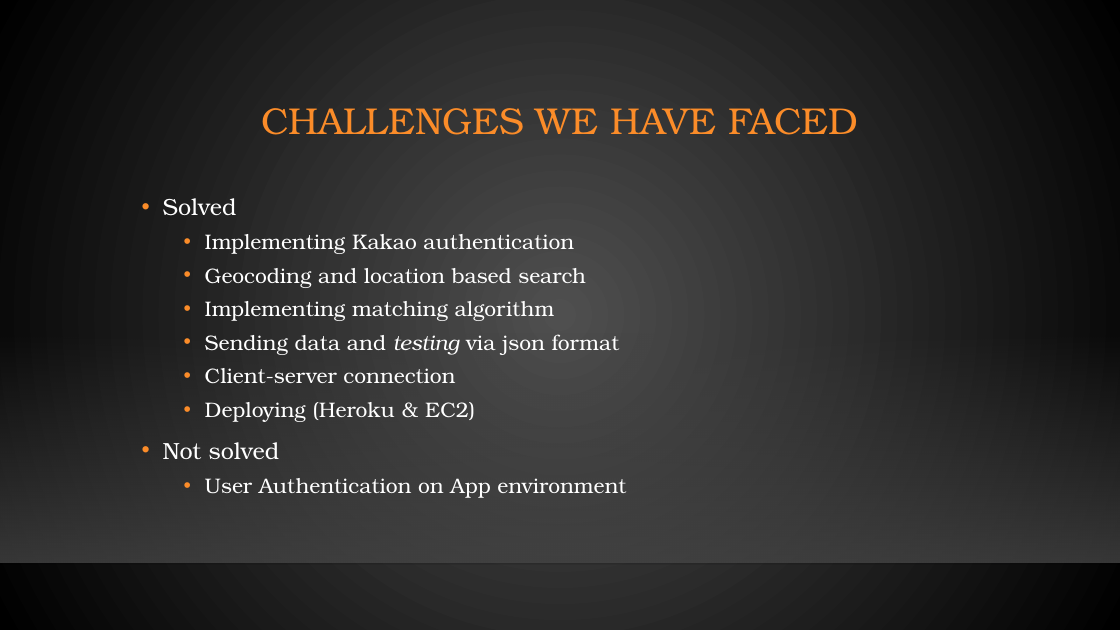
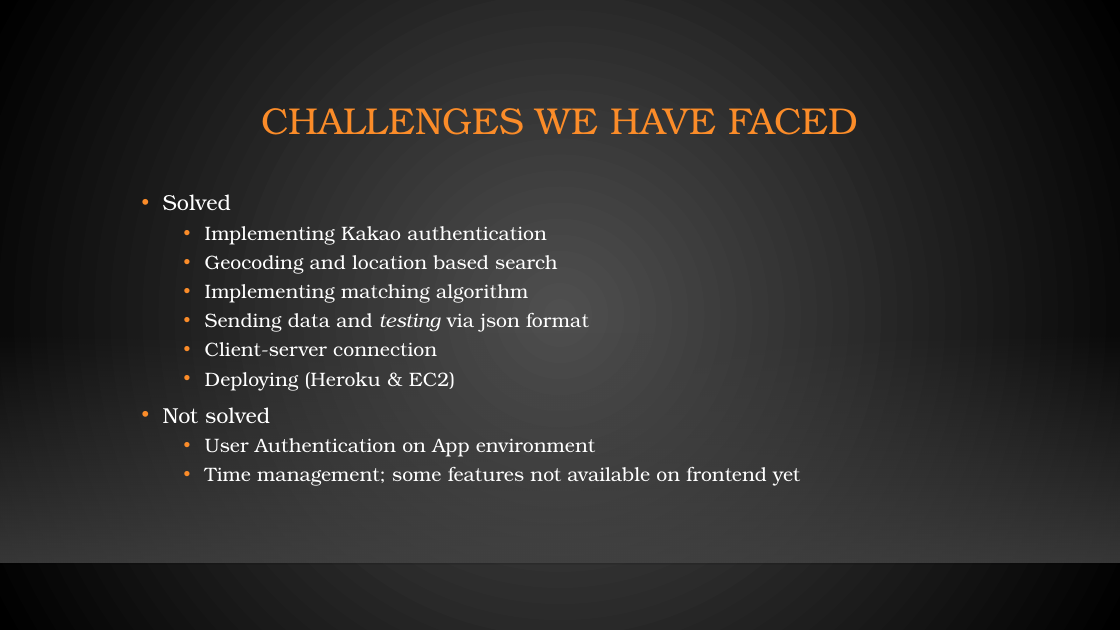
Before and after one commit to ssm0318/2018_MobileComputing, a slide deck: slide 17 of ProjectPresentation.pptx. Drawn at 1120x630 pixels with LibreOffice and Linux fonts; fonts in the diff are those of the drawing; background and template pictures are left out. Boxes give left, top, right and bottom in pixels: in the first picture for what was removed or moved away, otherwise in the second. Text is boxed around its words. In the diff, an @@ line names an element or a change of style, - is before the commit and + after.

Commit message:
final update of ppt

```diff
--- a/ProjectPresentation.pptx
+++ b/ProjectPresentation.pptx
@@ text at (x1=163, y1=194, x2=595, y2=457): size 20 to 18.5 pt in "Solved", "Not solved"; size 18 to 16.6 pt in "Implementing Kakao authentication", "Geocoding and location based search", "Implementing matching algorithm", "Sending data and testing via json format" and 3 more places; line spacing 1.1 to 1 @@
@@ text at (x1=205, y1=467, x2=800, y2=486): paragraph added @@
+  • Time management; some features not available on frontend yet
```
